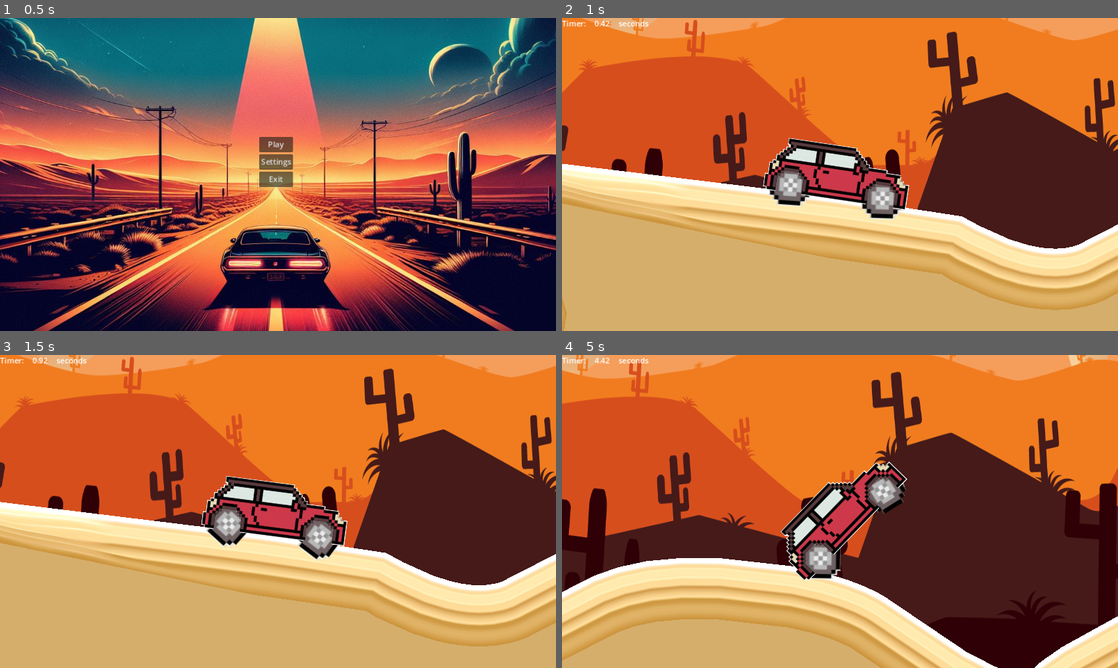
Above: before the commit, frames 1-4 (two rows, left to right).
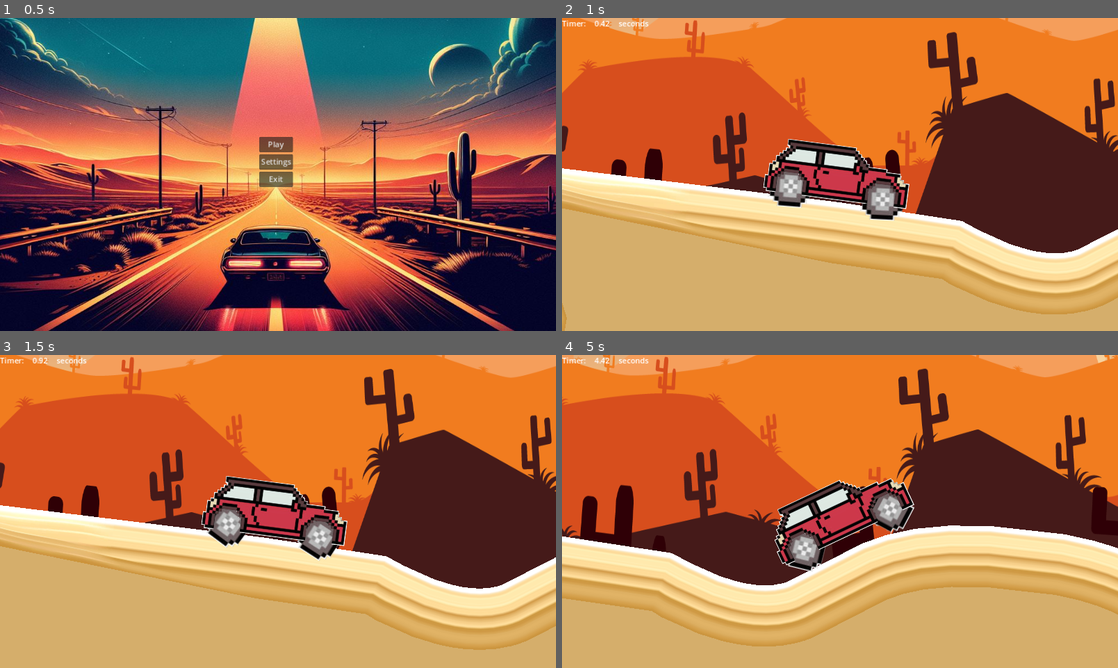
Above: after the commit, the same moments.

Repository: Kamefajus/Godot-Game-Development
Game: Godot game, scene res://Scenes/menu.tscn
Two runs of this game, one before a commit and one after it. Both use one fixed random seed, a clock stepped at 60 frames per second and the inputs below.
Inputs (mouse positions are in pixels of both pictures, inside the frame that each line leads up to):
- Up to frame 1 (0.5 s): no input
- Up to frame 2 (1 s): click "Play" at 0.5 s
- Up to frame 3 (1.5 s): tap Enter at 1.25 s; drag from (278, 380) to (328, 552) at 1.27 s
- Up to frame 4 (5 s): drag from (728, 527) to (856, 545) at 2.02 s; move the mouse to (895, 442) at 2.77 s; hold Right (ui_right) 2.78-3.5 s; hold Ctrl 2.78-3.5 s; drag from (812, 574) to (673, 464) at 3.52 s; move the mouse to (1006, 558) at 4.27 s; hold Left (ui_left) from 4.28 s (still down); hold Alt from 4.28 s (still down); tap Space at 4.52 s

Frame 1 is identical in both runs. In frame 2, 12% of the frame differs, in the area x 0-100%, y 0-100%; in frame 3, 8.1%; in frame 4, 46%.

Commit message:
Commit from Airidas

Diff:
--- /dev/null
+++ b/Scenes/barrel.tscn
@@ -0,0 +1,27 @@
+[gd_scene load_steps=3 format=3 uid="uid://bppwt3niisu53"]
+
+[ext_resource type="Texture2D" uid="uid://jqnrtnghbmc2" path="res://Art/Models/barrel.png" id="1_etttj"]
+
+[sub_resource type="GDScript" id="GDScript_gn5u5"]
+resource_name = "Barrel"
+script/source = "extends RigidBody2D
+
+
+func _on_body_entered(body):
+	if (body.name == \"Player\"):
+		get_node(\".\").queue_free()
+	pass # Replace with function body.
+
+"
+
+[node name="RigidBody2D" type="RigidBody2D"]
+script = SubResource("GDScript_gn5u5")
+
+[node name="Sprite2D" type="Sprite2D" parent="."]
+scale = Vector2(0.5, 0.5)
+texture = ExtResource("1_etttj")
+
+[node name="CollisionPolygon2D" type="CollisionPolygon2D" parent="."]
+polygon = PackedVector2Array(54, -46, 60, -25, 60, 17, 58, 41, 52, 57, 47, 70, 21, 75, -3, 77, -29, 73, -43, 67, -59, 26, -60, -1, -56, -31, -46, -60, -40, -73, -23, -78, 8, -79, 22, -79, 42, -72)
+
+[connection signal="body_entered" from="." to="." method="_on_body_entered"]
--- /dev/null
+++ b/Scenes/coin.tscn
@@ -0,0 +1,93 @@
+[gd_scene load_steps=8 format=3 uid="uid://bp3ollu21k188"]
+
+[ext_resource type="Texture2D" uid="uid://pefm8tkspd4s" path="res://Art/Images/Pickups/Coin10.png" id="1_nmy6u"]
+[ext_resource type="AudioStream" uid="uid://dtb8bqd07anyv" path="res://Audio/SFX/pickupCoin1.wav" id="2_uafou"]
+
+[sub_resource type="GDScript" id="GDScript_vplxt"]
+resource_name = "Coins"
+script/source = "extends Area2D
+
+var value = 10
+
+
+
+func _on_body_entered(body):
+	if body.is_in_group(\"Player\"):
+		get_tree().get_current_scene().add_coins(value)
+		$AnimationPlayer.play(\"pickup\")
+		$CollisionShape2D.set_deferred(\"disabled\",true)
+
+func _on_animation_player_animation_finished(anim_name):
+	queue_free()
+"
+
+[sub_resource type="CircleShape2D" id="CircleShape2D_b2ybf"]
+radius = 81.0062
+
+[sub_resource type="Animation" id="Animation_1pas3"]
+resource_name = "pickup"
+tracks/0/type = "bezier"
+tracks/0/imported = false
+tracks/0/enabled = true
+tracks/0/path = NodePath("Sprite2D:position:y")
+tracks/0/interp = 1
+tracks/0/loop_wrap = true
+tracks/0/keys = {
+"handle_modes": PackedInt32Array(0, 0),
+"points": PackedFloat32Array(0, -0.25, 0, 0.2, -58, -60, -0.25, 0, 0.25, 0),
+"times": PackedFloat32Array(0, 0.5)
+}
+tracks/1/type = "bezier"
+tracks/1/imported = false
+tracks/1/enabled = true
+tracks/1/path = NodePath("Sprite2D:modulate:a")
+tracks/1/interp = 1
+tracks/1/loop_wrap = true
+tracks/1/keys = {
+"handle_modes": PackedInt32Array(0, 0),
+"points": PackedFloat32Array(1, -0.25, 0, 0.25, 0, 0, -0.25, 0, 0.25, 0),
+"times": PackedFloat32Array(0, 0.5)
+}
+tracks/2/type = "audio"
+tracks/2/imported = false
+tracks/2/enabled = true
+tracks/2/path = NodePath("Pickup")
+tracks/2/interp = 1
+tracks/2/loop_wrap = true
+tracks/2/keys = {
+"clips": [{
+"end_offset": 0.0,
+"start_offset": 0.0,
+"stream": ExtResource("2_uafou")
+}],
+"times": PackedFloat32Array(0)
+}
+tracks/2/use_blend = true
+
+[sub_resource type="Animation" id="Animation_qb5yi"]
+length = 0.001
+
+[sub_resource type="AnimationLibrary" id="AnimationLibrary_67est"]
+_data = {
+"RESET": SubResource("Animation_qb5yi"),
+"pickup": SubResource("Animation_1pas3")
+}
+
+[node name="Coin" type="Area2D"]
+script = SubResource("GDScript_vplxt")
+
+[node name="Sprite2D" type="Sprite2D" parent="."]
+texture = ExtResource("1_nmy6u")
+
+[node name="CollisionShape2D" type="CollisionShape2D" parent="."]
+shape = SubResource("CircleShape2D_b2ybf")
+
+[node name="AnimationPlayer" type="AnimationPlayer" parent="."]
+libraries = {
+"": SubResource("AnimationLibrary_67est")
+}
+
+[node name="Pickup" type="AudioStreamPlayer" parent="."]
+
+[connection signal="body_entered" from="." to="." method="_on_body_entered"]
+[connection signal="animation_finished" from="AnimationPlayer" to="." method="_on_animation_player_animation_finished"]
--- a/Scenes/level_1.tscn
+++ b/Scenes/level_1.tscn
@@ -13,11 +13,25 @@
 [ext_resource type="Texture2D" uid="uid://dpuuxiuxdiuk3" path="res://Art/Images/Terrain/images.jpg" id="9_obp6t"]
 [ext_resource type="Texture2D" uid="uid://d246cxmilspc6" path="res://Art/Desert.png" id="12_7g8ui"]
 [ext_resource type="PackedScene" uid="uid://dyx4i5m8yp8cj" path="res://Scenes/pause_menu.tscn" id="12_mwyty"]
-[ext_resource type="PackedScene" uid="uid://chhabxvcpb0s4" path="res://Scenes/gui.tscn" id="14_8tcnh"]
-[ext_resource type="PackedScene" uid="uid://di53sq4t03qp3" path="res://Scenes/Enemy.tscn" id="15_gah48"]
-[ext_resource type="PackedScene" uid="uid://bnorom4n50p4o" path="res://Scenes/finish.tscn" id="16_kf51l"]
-
-[sub_resource type="Resource" id="Resource_jt2es"]
+[ext_resource type="PackedScene" path="res://Scenes/gui.tscn" id="14_8tcnh"]
+[ext_resource type="PackedScene" uid="uid://baqgef4urbx1c" path="res://Scenes/Enemy.tscn" id="15_gah48"]
+[ext_resource type="PackedScene" path="res://Scenes/finish.tscn" id="16_kf51l"]
+[ext_resource type="PackedScene" uid="uid://bp3ollu21k188" path="res://Scenes/coin.tscn" id="17_kh43l"]
+[ext_resource type="PackedScene" uid="uid://cu1kfvx47f76o" path="res://Scenes/music_ingame.tscn" id="18_ilnbh"]
+[ext_resource type="PackedScene" uid="uid://bppwt3niisu53" path="res://Scenes/barrel.tscn" id="19_ralvy"]
+
+[sub_resource type="GDScript" id="GDScript_7ni0y"]
+resource_name = "Level_manager"
+script/source = "extends Node2D
+
+
+var coins_collected = 0
+
+func add_coins(amount):
+	coins_collected += amount
+"
+
+[sub_resource type="Resource" id="Resource_8jixa"]
 script = ExtResource("2_dw8ej")
 texture_idx = 2
 flip = false
@@ -646,7 +660,8 @@
 
 [node name="level1" type="Node2D"]
 process_mode = 1
-position = Vector2(8, 11)
+position = Vector2(9, 11)
+script = SubResource("GDScript_7ni0y")
 metadata/_edit_vertical_guides_ = [18056.0]
 
 [node name="Finish" parent="." instance=ExtResource("16_kf51l")]
@@ -732,3 +747,102 @@
 [node name="Enemy4" parent="." instance=ExtResource("15_gah48")]
 position = Vector2(3823, -222)
 mass = 5.0
+
+[node name="Coin" parent="." instance=ExtResource("17_kh43l")]
+position = Vector2(1378, -60)
+
+[node name="Coin2" parent="." instance=ExtResource("17_kh43l")]
+position = Vector2(4492, -173)
+
+[node name="Coin3" parent="." instance=ExtResource("17_kh43l")]
+position = Vector2(7506, -163)
+
+[node name="Coin4" parent="." instance=ExtResource("17_kh43l")]
+position = Vector2(10106, -183)
+
+[node name="Coin5" parent="." instance=ExtResource("17_kh43l")]
+position = Vector2(14954, -355)
+
+[node name="Coin6" parent="." instance=ExtResource("17_kh43l")]
+position = Vector2(21176, -264)
+
+[node name="Coin7" parent="." instance=ExtResource("17_kh43l")]
+position = Vector2(24574, -486)
+
+[node name="Coin8" parent="." instance=ExtResource("17_kh43l")]
+position = Vector2(30436, -375)
+
+[node name="Coin9" parent="." instance=ExtResource("17_kh43l")]
+position = Vector2(34276, -677)
+
+[node name="Coin10" parent="." instance=ExtResource("17_kh43l")]
+position = Vector2(39323, -637)
+
+[node name="Coin11" parent="." instance=ExtResource("17_kh43l")]
+position = Vector2(43355, -768)
+
+[node name="Coin12" parent="." instance=ExtResource("17_kh43l")]
+position = Vector2(48641, -778)
+
+[node name="Coin13" parent="." instance=ExtResource("17_kh43l")]
+position = Vector2(54087, -738)
+
+[node name="AudioStreamPlayer" parent="." instance=ExtResource("18_ilnbh")]
+volume_db = -30.952
+
+[node name="Barrel" parent="." instance=ExtResource("19_ralvy")]
+position = Vector2(5683, -305)
+
+[node name="Barrel2" parent="." instance=ExtResource("19_ralvy")]
+position = Vector2(7950, -141)
+
+[node name="Barrel3" parent="." instance=ExtResource("19_ralvy")]
+position = Vector2(5811, -305)
+
+[node name="Barrel4" parent="." instance=ExtResource("19_ralvy")]
+position = Vector2(5754, -448)
+
+[node name="Barrel5" parent="." instance=ExtResource("19_ralvy")]
+position = Vector2(9589, -141)
+
+[node name="RigidBody2D" parent="." instance=ExtResource("19_ralvy")]
+position = Vector2(14588, -327)
+
+[node name="RigidBody2D2" parent="." instance=ExtResource("19_ralvy")]
+position = Vector2(16438, -220)
+
+[node name="RigidBody2D3" parent="." instance=ExtResource("19_ralvy")]
+position = Vector2(22259, -417)
+
+[node name="RigidBody2D4" parent="." instance=ExtResource("19_ralvy")]
+position = Vector2(22384, -426)
+
+[node name="RigidBody2D5" parent="." instance=ExtResource("19_ralvy")]
+position = Vector2(25105, -444)
+
+[node name="RigidBody2D6" parent="." instance=ExtResource("19_ralvy")]
+position = Vector2(35956, -372)
+
+[node name="RigidBody2D7" parent="." instance=ExtResource("19_ralvy")]
+position = Vector2(38318, -606)
+
+[node name="RigidBody2D8" parent="." instance=ExtResource("19_ralvy")]
+position = Vector2(41164, -193)
+
+[node name="RigidBody2D9" parent="." instance=ExtResource("19_ralvy")]
+position = Vector2(41048, -193)
+
+[node name="RigidBody2D10" parent="." instance=ExtResource("19_ralvy")]
+position = Vector2(46041, -1575)
+
+[node name="RigidBody2D11" parent="." instance=ExtResource("19_ralvy")]
+position = Vector2(49457, -426)
+
+[node name="RigidBody2D12" parent="." instance=ExtResource("19_ralvy")]
+position = Vector2(49340, -453)
+
+[node name="RigidBody2D13" parent="." instance=ExtResource("19_ralvy")]
+position = Vector2(49448, -579)
+
+[node name="RigidBody2D14" parent="." instance=ExtResource("19_ralvy")]
+position = Vector2(54515, -624)
--- /dev/null
+++ b/Scenes/menu_music.tscn
@@ -0,0 +1,8 @@
+[gd_scene load_steps=2 format=3 uid="uid://c604wiru28tte"]
+
+[ext_resource type="AudioStream" uid="uid://b6i3vjds2pyxo" path="res://Audio/Background music/Fonine_muzika_try_7.mp3" id="1_xt5rr"]
+
+[node name="AudioStreamPlayer" type="AudioStreamPlayer"]
+stream = ExtResource("1_xt5rr")
+volume_db = -28.476
+autoplay = true
--- /dev/null
+++ b/Scenes/music_ingame.tscn
@@ -0,0 +1,7 @@
+[gd_scene load_steps=2 format=3 uid="uid://cu1kfvx47f76o"]
+
+[ext_resource type="AudioStream" uid="uid://vvi6nb1g64vp" path="res://Audio/Background music/Rameses B - UFO  DnB  NCS - Copyright Free Music.mp3" id="1_ixw8g"]
+
+[node name="AudioStreamPlayer" type="AudioStreamPlayer"]
+stream = ExtResource("1_ixw8g")
+autoplay = true
--- a/Scenes/wheel.tscn
+++ b/Scenes/wheel.tscn
@@ -1,16 +1,18 @@
-[gd_scene load_steps=3 format=3 uid="uid://d1c1p0scto36d"]
+[gd_scene load_steps=4 format=3 uid="uid://d1c1p0scto36d"]
 
 [ext_resource type="Texture2D" uid="uid://cj5ityql7j2go" path="res://Art/Models/car1_2.png" id="1_yy6pv"]
 
+[sub_resource type="PhysicsMaterial" id="PhysicsMaterial_4y3xu"]
+
 [sub_resource type="CircleShape2D" id="CircleShape2D_l51hu"]
-radius = 43.0465
+radius = 51.0098
 
 [node name="wheel" type="RigidBody2D" groups=["Player", "wheel"]]
+physics_material_override = SubResource("PhysicsMaterial_4y3xu")
 
 [node name="Sprite2D" type="Sprite2D" parent="."]
 scale = Vector2(1.5, 1.5)
 texture = ExtResource("1_yy6pv")
 
 [node name="CollisionShape2D" type="CollisionShape2D" parent="."]
-position = Vector2(1, 1)
 shape = SubResource("CircleShape2D_l51hu")
--- a/Scripts/player-.gd
+++ b/Scripts/player-.gd
@@ -1,7 +1,8 @@
 extends RigidBody2D
 
 var wheels = []
-var speed = 2000
+var speed = 1000
+var max_speed = 50
 
 func _ready():
 	wheels = get_tree().get_nodes_in_group("wheel")
@@ -9,4 +10,10 @@
 func _process(delta):
 	if Input.is_action_pressed("ui_right"):
 		for wheel in wheels:
-			wheel.apply_torque_impulse(speed * delta * 60)
+			if wheel.angular_velocity < max_speed:
+				wheel.apply_torque_impulse(speed * delta * 60)
+
+	if Input.is_action_pressed("ui_left"):
+		for wheel in wheels:
+			if wheel.angular_velocity > -max_speed:
+				wheel.apply_torque_impulse(-speed * delta * 60)
Not shown, changed: Audio/Background music/Rameses B - UFO DnB NCS - Copyright Free Music.mp3.import
Not shown: 1 places in Scenes/Enemy.tscn that only renumber resources
Not shown: 42 places in Scenes/level_1.tscn that only renumber resources
